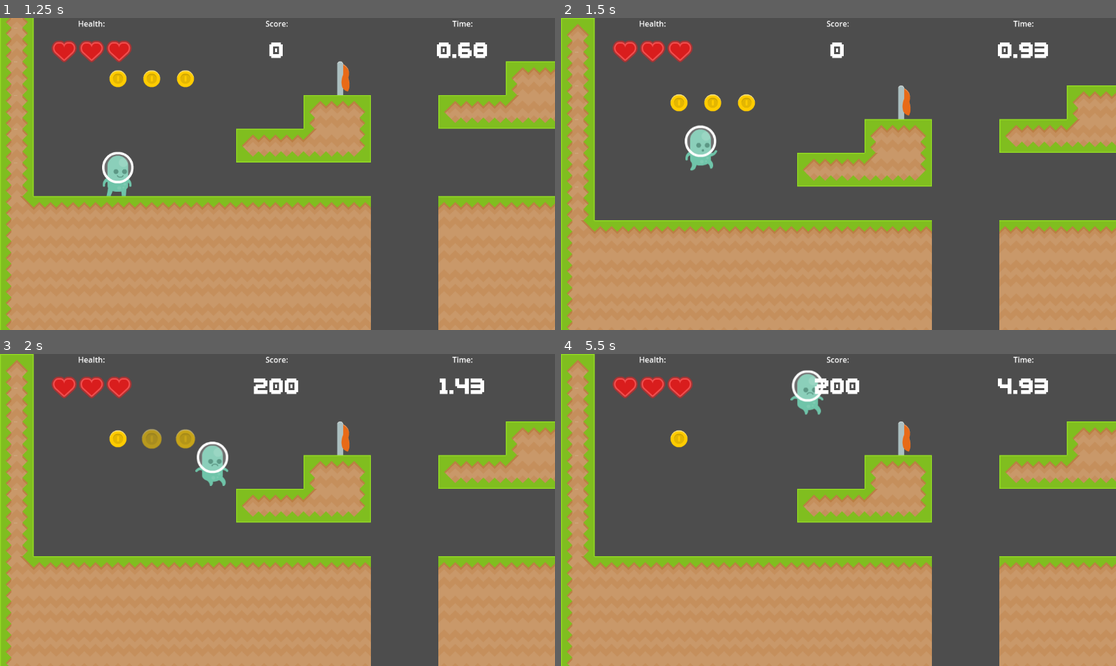
Above: before the commit, frames 1-4 (two rows, left to right).
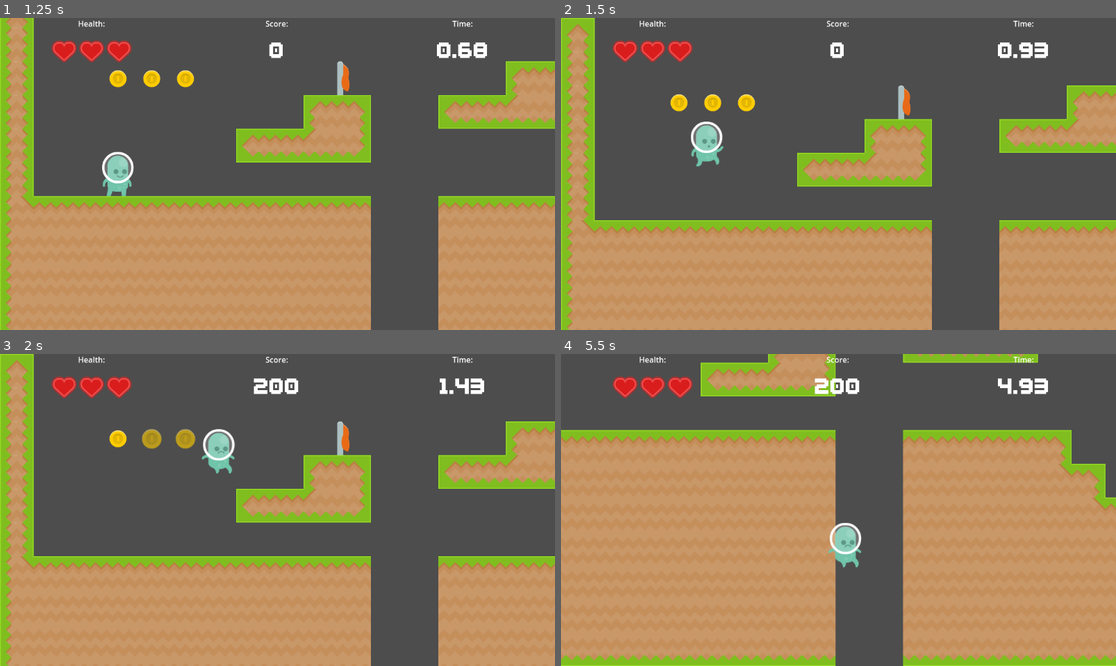
Above: after the commit, the same moments.

Repository: GreenCloversGames/Scalable-Platformer-Template
Game: Godot game, scene res://Scenes/main.tscn
The game is run twice, just before and just after one commit, with the same random seed, the same clock (stepped at 60 frames per second) and the same inputs.
Inputs:
- Up to frame 1 (1.25 s): click "Play" at 0.5 s
- Up to frame 2 (1.5 s): tap Enter (ui_accept) at 1.25, 1.35 s; hold D (move_right) from 1.28 s (still down)
- Up to frame 3 (2 s): keep holding D (move_right); tap Enter (ui_accept) at 1.52, 1.82 s
- Up to frame 4 (5.5 s): tap E (interact) at 2.1, 3.6, 5.1 s; tap Enter (ui_accept) at 2.27, 2.3, 2.57, 2.85, 3.77, 3.8, 4.07, 4.35, 4.52, 4.82, 5.27, 5.3 s; release D (move_right) at 2.78 s; hold A (move_left) 2.78-3.53 s; hold D (move_right) 3.53-5.03 s; hold A (move_left) from 5.03 s (still down)

Frame 1 is identical in both runs. In frame 2, 0.6% of the frame differs, in the area x 22-30%, y 33-49%; in frame 3, 0.8%; in frame 4, 55%, in the area x 0-100%, y 0-100%.

Commit message:
Jump now chosen by jump height
Developers can now choose the jump height which will produce the jump velocity instead of just creating the jump velocity.

Diff:
--- a/Scenes/Player/player.gd
+++ b/Scenes/Player/player.gd
@@ -9,6 +9,7 @@
 
 @export_range(0.0, 1.0) var friction = 0.1
 @export_range(0.0 , 1.0) var acceleration = 0.25
+
 
 var health = 3
 
@@ -52,7 +53,7 @@
 		jumping = false
 	# Handle Jump.
 	if Input.is_action_just_pressed("ui_accept") and (is_on_floor() or coyote):
-		velocity.y = JUMP_VELOCITY
+		velocity.y = jump_vel
 		jumping = true
 		if coyote:
 			coyote = false
--- a/Scenes/Player/player.tscn
+++ b/Scenes/Player/player.tscn
@@ -16,7 +16,7 @@
 [ext_resource type="Texture2D" uid="uid://cgcxsn1pwxfiy" path="res://Assets/Player/p1_walk/p1_walk11.png" id="12_xmdyi"]
 
 [sub_resource type="RectangleShape2D" id="RectangleShape2D_jbkd8"]
-size = Vector2(38, 89)
+size = Vector2(38, 73)
 
 [sub_resource type="SpriteFrames" id="SpriteFrames_dkb7f"]
 animations = [{
@@ -101,11 +101,12 @@
 collision_mask = 15
 script = ExtResource("2_5gwpl")
 coyote_time_frames = 3
-friction = 0.1
-acceleration = 0.25
+friction = 0.428
+acceleration = 0.715
+jump_height = 175.0
 
 [node name="CollisionShape2D" parent="." index="0"]
-position = Vector2(0, 1.5)
+position = Vector2(0, 9.5)
 shape = SubResource("RectangleShape2D_jbkd8")
 
 [node name="AnimatedSprite2D" type="AnimatedSprite2D" parent="." index="1"]
--- a/Scenes/Virtual/actor.gd
+++ b/Scenes/Virtual/actor.gd
@@ -3,8 +3,15 @@
 
 const DEFAULT_SPEED = 300.0
 const JUMP_VELOCITY = -550.0
+const  TILESIZE = Vector2(70, 70)
 
 @export var speed = DEFAULT_SPEED
+@export var jump_height = JUMP_VELOCITY:
+	set(value):
+		jump_height = value
+		jump_vel = calculate_jump_velocity(jump_height)
+
+@onready var jump_vel = calculate_jump_velocity(jump_height)
 
 # Get the gravity from the project settings to be synced with RigidBody nodes.
 var gravity = ProjectSettings.get_setting("physics/2d/default_gravity")
@@ -15,6 +22,9 @@
 
 #Signals
 signal hit_body(body)
+
+func calculate_jump_velocity(distance):
+	return -sqrt(2 * gravity * distance)
 
 func _ready():
 	pass
